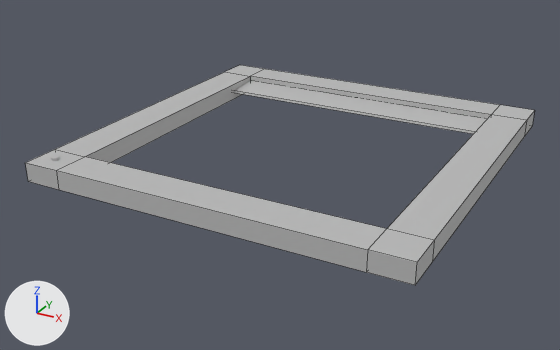
Renders of the FBX model Models/Plating/Exports/Plating_Vent.fbx from each side of a commit.
One viewpoint serves both versions: a camera (50 mm lens) standing at (4.43, -8.66, 3.79) and looking at (-0.17, -0.3, -0.39). Lighting does not change. The marker at lower left points along +X, +Y and +Z. Mesh edges are drawn as thin lines on the coarser meshes. Where no turn or scale is listed for an object, it has been applied to the vertices.

Script lines for the objects in view, before the commit:
```python
me_mesh = bpy.data.meshes.new('Mesh')
me_mesh.from_pydata(...)  # 32 vertices, 32 faces; spans x -2.5..2.5, y -2.5..2.5, z -0.13..0.13
me_mesh.materials.append(mat_lambert1)  # grey #bcbcbc
me_mesh_002 = bpy.data.meshes.new('Mesh.002')
me_mesh_002.from_pydata([(-2.05, -0.27, -0.02), (2.05, -0.27, -0.02), (-2.05, -0.26, 0.02), (2.05, -0.26, 0.02), (-2.05, 0.28, 0.05), (2.05, 0.28, 0.05), (-2.05, 0.25, -0.05), (2.05, 0.25, -0.05)], [], [(0, 1, 3, 2), (2, 3, 5, 4), (4, 5, 7, 6), (6, 7, 1, 0), (1, 7, 5, 3), (6, 0, 2, 4)])
me_mesh_002.materials.append(mat_lambert1)  # grey #bcbcbc
ob_plating = bpy.data.objects.new('Plating', me_mesh)
ob_plating.location = (0.0, 0.0, 0.0)
ob_vent = bpy.data.objects.new('Vent', me_mesh_002)
ob_vent.location = (0.0, 1.75, 0.0)
```
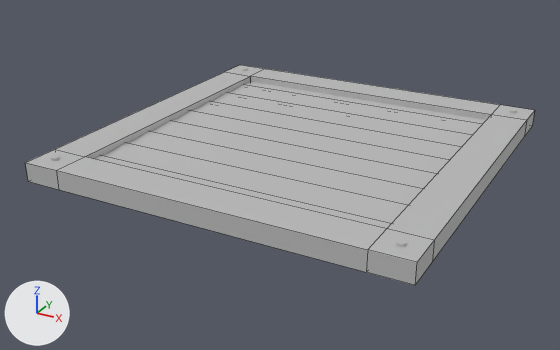
Where the change shows, as pixel boxes (x1, y1, x2, y2) in the pictures (560 x 350 px):
'Vent7', added
    after: (103, 142, 408, 223)
'Vent6', added
    after: (129, 131, 423, 205)
'Vent5', added
    after: (152, 120, 437, 189)
'Vent', moved
    before: (234, 81, 487, 134)
    after: (229, 84, 482, 135)
'Vent3', added
    after: (173, 110, 450, 173)
'Vent2', added
    after: (193, 101, 461, 159)
'Vent1', added
    after: (213, 92, 472, 147)
'Vent8', added
    after: (94, 155, 392, 229)
'Vent4', unchanged, uncovered by the edit
    after: (246, 81, 486, 124)

Diff of the bpy script that builds the scene:
```diff
--- a/Models/Plating/Exports/Plating_Vent.fbx.py
+++ b/Models/Plating/Exports/Plating_Vent.fbx.py
@@ mat_unwrapchekcershader @@
+mat_unwrapchekcershader = principled_material('unwrapChekcerShader')
+mat_unwrapchekcershader.base_color = (0.5, 0.5, 0.5)  # grey #bcbcbc
@@ me_mesh_008 @@
+me_mesh_008.from_pydata([(-2.05, -0.27, -0.02), (2.05, -0.27, -0.02), (-2.05, -0.26, 0.02), (2.05, -0.26, 0.02), (-2.05, 0.28, 0.05), (2.05, 0.28, 0.05), (-2.05, 0.25, -0.05), (2.05, 0.25, -0.05)], [], [(0, 1, 3, 2), (2, 3, 5, 4), (4, 5, 7, 6), (6, 7, 1, 0), (1, 7, 5, 3), (6, 0, 2, 4)])
+me_mesh_008.materials.append(mat_unwrapchekcershader)  # grey #bcbcbc
@@ ob_vent @@
 ob_vent = bpy.data.objects.new('Vent', me_mesh_002)
-ob_vent.location = (0.0, 1.75, 0.0)
+ob_vent.location = (0.0, 1.5, 0.0)
@@ ob_vent3 @@
+ob_vent3 = bpy.data.objects.new('Vent3', me_mesh_008)
+ob_vent3.location = (0.0, 0.0, 0.0)
@@ ob_vent8 @@
+ob_vent8 = bpy.data.objects.new('Vent8', me_mesh_008.copy())
+ob_vent8.location = (0.0, -2.0, 0.0)
@@ ob_vent5 @@
+ob_vent5 = bpy.data.objects.new('Vent5', me_mesh_008.copy())
+ob_vent5.location = (0.0, -0.5, 0.0)
@@ ob_vent2 @@
+ob_vent2 = bpy.data.objects.new('Vent2', me_mesh_008.copy())
+ob_vent2.location = (0.0, 0.5, 0.0)
@@ ob_vent1 @@
+ob_vent1 = bpy.data.objects.new('Vent1', me_mesh_008.copy())
+ob_vent1.location = (0.0, 1.0, 0.0)
@@ ob_vent7 @@
+ob_vent7 = bpy.data.objects.new('Vent7', me_mesh_008.copy())
+ob_vent7.location = (0.0, -1.5, 0.0)
@@ ob_vent6 @@
+ob_vent6 = bpy.data.objects.new('Vent6', me_mesh_008.copy())
+ob_vent6.location = (0.0, -1.0, 0.0)
```
